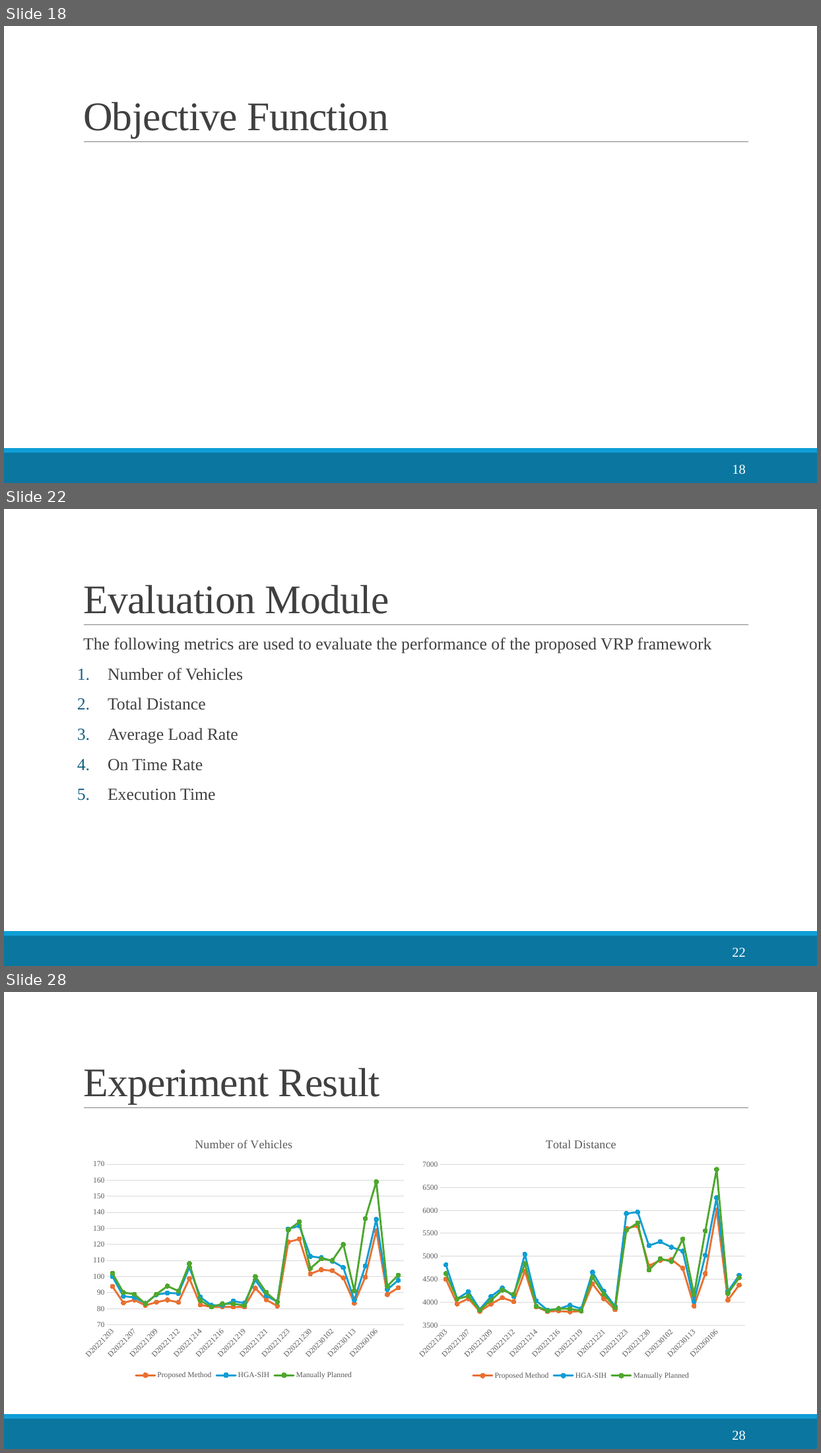
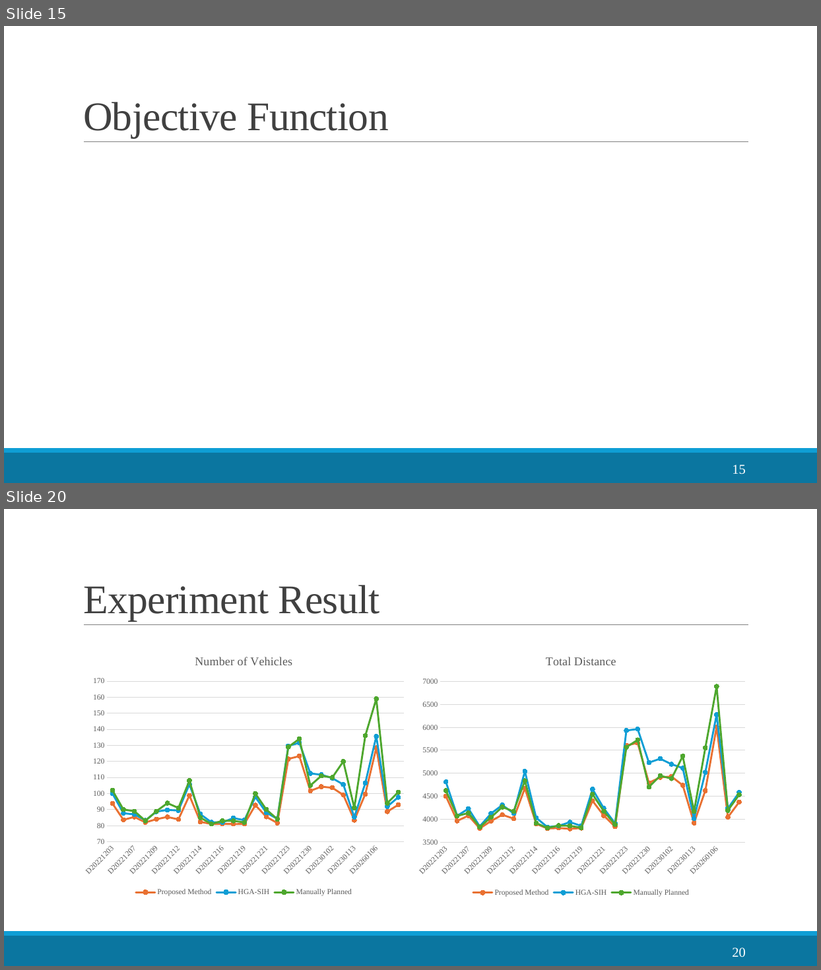
Before and after one commit to LloydGain/114_NTUT_Thesis, a slide deck: docs/thesis/114_楊宏傑_TCSE.pptx. Shown one above the other, each under a label of ours: slides 18, 22 and 28 before the commit, slides 15 and 20 after it; the slides between them are not shown. The pictures are 821x1453 and 821x970 pixels, drawn with LibreOffice and Linux fonts; fonts in the diff are those of the drawing; grey boxes stand for pictures. Boxes give left, top, right and bottom in pixels: in the first picture for what was removed or moved away, otherwise in the second. Text is boxed around its words. In the diff, an @@ line names an element or a change of style, - is before the commit and + after.

```diff
--- a/docs/thesis/114_楊宏傑_TCSE.pptx
+++ b/docs/thesis/114_楊宏傑_TCSE.pptx
@@ slide 22 removed at [4,509,817,966], background #FFFFFF; not listed: 3 template elements that a slide beside it also shows @@
@@ title removed at [83,585,389,614] @@
-Evaluation Module
@@ text removed at [83,638,712,801] @@
-  The following metrics are used to evaluate the performance of the proposed VRP framework
-1. Number of Vehicles
-2. Total Distance
-3. Average Load Rate
-4. On Time Rate
-5. Execution Time
@@ page number removed at [732,948,745,957] @@
-22
@@ what was slide 18 is now slide 15 @@
@@ page number at [732,465,745,475]: text changed @@
-18
+15
@@ what was slide 28 is now slide 20 @@
@@ page number at [732,948,745,958]: text changed @@
-28
+20
```
Also in this commit, not shown: 9 slides changed, 4 slides added, 11 other slides removed, 6 other files.
